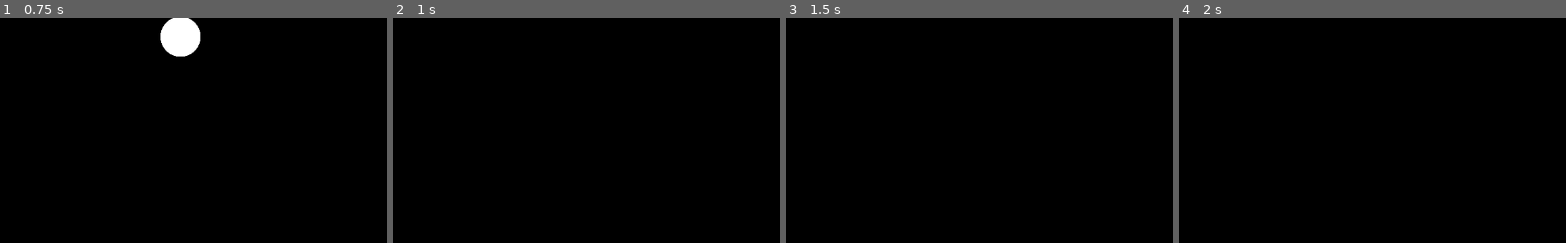
Above: before the commit, frames 1-4 (left to right).
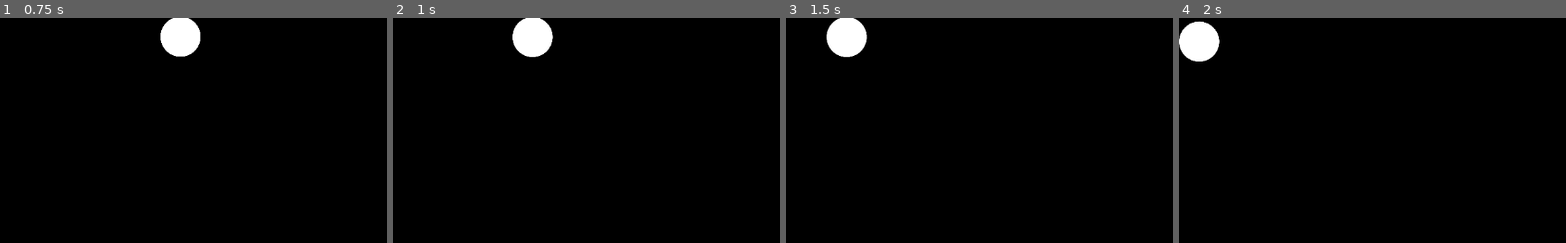
Above: after the commit, the same moments.

Repository: esotericenderman/godot-pong
Game: Godot game, scene res://pong.tscn
Two runs of this game, one before a commit and one after it. Both use one fixed random seed, a clock stepped at 60 frames per second and the inputs below.
Inputs:
- Up to frame 1 (0.75 s): no input
- Up to frame 2 (1 s): no input
- Up to frame 3 (1.5 s): no input
- Up to frame 4 (2 s): no input

Frame 1 is identical in both runs. In frame 2, 1.5% of the frame differs, in the area x 30-42%, y 0-18%; in frame 3, 1.5%; in frame 4, 1.5%, in the area x 0-11%, y 1-20%.

Commit message:
Add collision (kind of)

Diff:
--- a/pong.tscn
+++ b/pong.tscn
@@ -1,10 +1,16 @@
-[gd_scene load_steps=5 format=3 uid="uid://c8vfpraselkm2"]
+[gd_scene load_steps=7 format=3 uid="uid://c8vfpraselkm2"]
 
 [ext_resource type="Texture2D" uid="uid://c6cpuw5dpokh6" path="res://assets/images/game/background.svg" id="1_kjj5u"]
 [ext_resource type="Script" path="res://scripts/ball.gd" id="2_f8yfw"]
 [ext_resource type="Texture2D" uid="uid://deqoeg5tolbnn" path="res://assets/images/game/pong/ball.svg" id="2_u28ys"]
 
 [sub_resource type="CircleShape2D" id="CircleShape2D_mw2hy"]
+
+[sub_resource type="RectangleShape2D" id="RectangleShape2D_600bw"]
+size = Vector2(159.306, 20)
+
+[sub_resource type="RectangleShape2D" id="RectangleShape2D_uqc1y"]
+size = Vector2(20.4166, 88.8889)
 
 [node name="Pong" type="Node2D"]
 
@@ -26,3 +32,35 @@
 [node name="CollisionShape2D" type="CollisionShape2D" parent="Background/Ball"]
 scale = Vector2(3, 3)
 shape = SubResource("CircleShape2D_mw2hy")
+
+[node name="Top Wall" type="RigidBody2D" parent="Background"]
+lock_rotation = true
+freeze = true
+
+[node name="Long Wall Collision" type="CollisionShape2D" parent="Background/Top Wall"]
+position = Vector2(80, -10)
+shape = SubResource("RectangleShape2D_600bw")
+
+[node name="Bottom Wall" type="RigidBody2D" parent="Background"]
+lock_rotation = true
+freeze = true
+
+[node name="Long Wall Collision" type="CollisionShape2D" parent="Background/Bottom Wall"]
+position = Vector2(80, 100)
+shape = SubResource("RectangleShape2D_600bw")
+
+[node name="Right Wall" type="RigidBody2D" parent="Background"]
+lock_rotation = true
+freeze = true
+
+[node name="Short Wall Collision" type="CollisionShape2D" parent="Background/Right Wall"]
+position = Vector2(170, 45)
+shape = SubResource("RectangleShape2D_uqc1y")
+
+[node name="Left Wall" type="RigidBody2D" parent="Background"]
+lock_rotation = true
+freeze = true
+
+[node name="Short Wall Collision" type="CollisionShape2D" parent="Background/Left Wall"]
+position = Vector2(-10, 45)
+shape = SubResource("RectangleShape2D_uqc1y")
